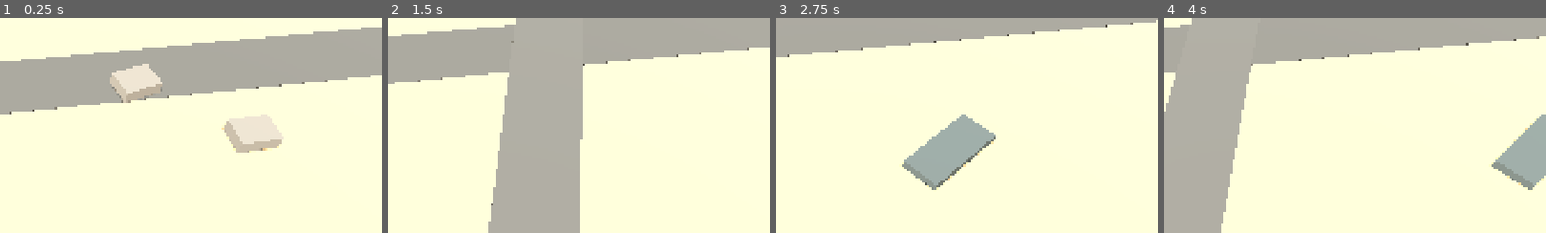
Above: before the commit, frames 1-4 (left to right).
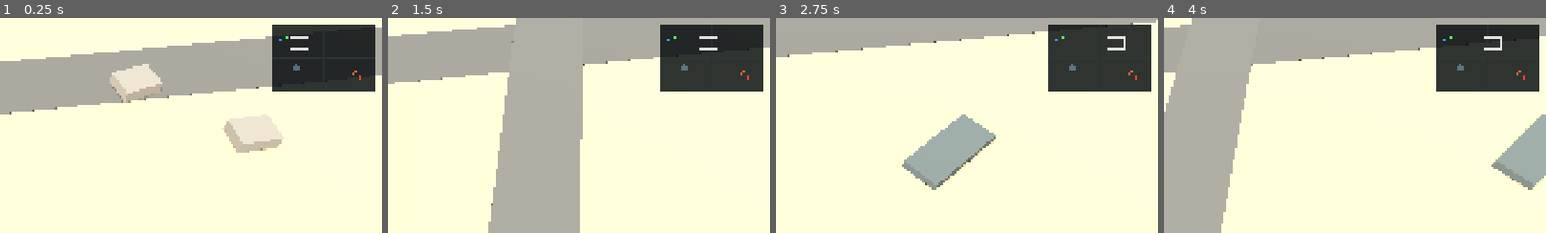
Above: after the commit, the same moments.

Repository: Unnamed00000/Mobile-Generals
Game: Godot game, scene res://scenes/match/match.tscn
Same seed, same stepped clock (60 frames per second), same inputs: the game is played once before the commit and once after it.
Inputs (mouse positions are % of the whole screen's width and height, from its top left):
- Up to frame 1 (0.25 s): no input
- Up to frame 2 (1.5 s): tap Enter at 0.5 s; move the mouse to (72, 45) at 0.52 s; hold D 0.53-1.25 s; tap 1 at 0.6 s; click (72, 45) at 0.67 s; drag from (30, 55) to (45, 70) at 1.27 s
- Up to frame 3 (2.75 s): tap Space at 2 s; move the mouse to (60, 28) at 2.02 s; hold D from 2.03 s (still down); tap 0 at 2.1 s; click (60, 28) at 2.17 s
- Up to frame 4 (4 s): release D at 2.75 s; drag from (45, 70) to (20, 35) at 2.77 s; tap Enter at 3.5 s; move the mouse to (80, 65) at 3.52 s; hold A from 3.53 s (still down); tap 4 at 3.6 s; click (80, 65) at 3.67 s
The pictures show only the part of the screen within x 50-100%, y 0-50%; the shares and areas given below are measured in that part.

The runs differ from the first frame. In frame 1, 8.4% of the frame differs, in the area x 71-99%, y 3-35%; in frame 2, 8.4%; in frame 3, 8.4%; in frame 4, 8.4%.

Commit message:
Add mobile minimap controls

Diff:
--- a/scripts/core/match_controller.gd
+++ b/scripts/core/match_controller.gd
@@ -94,13 +94,16 @@
 	hud.army_command_requested.connect(Callable(self, "_on_army_command_requested"))
 	hud.group_selected.connect(Callable(self, "_on_group_selected"))
 	hud.group_saved.connect(Callable(self, "_on_group_saved"))
+	hud.minimap_pressed.connect(Callable(self, "_on_minimap_pressed"))
 	camera_controller.set_map_half_extents(prototype_map.get_half_extents())
+	hud.setup_minimap(prototype_map.map_size)
 	_spawn_player_hq()
 	_spawn_builder()
 	_create_command_marker()
 	_spawn_enemy_targets()
 	_update_match_stats()
 	_update_hud_selection()
+	_update_minimap()
 
 func _physics_process(delta: float) -> void:
 	if _match_over:
@@ -108,6 +111,7 @@
 	_update_active_builds(delta)
 	_update_active_productions(delta)
 	_update_enemy_ai(delta)
+	_update_minimap()
 
 func _unhandled_input(event: InputEvent) -> void:
 	if _match_over:
@@ -432,6 +436,48 @@
 	if not _has_surviving_player_assets():
 		_end_match(false, "Defeat", "All player combat assets are lost.")
 
+func _update_minimap() -> void:
+	var blips: Array[Dictionary] = []
+	for node in get_tree().get_nodes_in_group("player_buildings"):
+		var building := node as Building
+		if building == null or not is_instance_valid(building) or building.current_hp <= 0:
+			continue
+		var radius: float = 4.0 if building.is_complete else 3.0
+		blips.append(_make_minimap_blip(building.global_position, Color(0.18, 0.68, 1.0, 0.95), radius))
+
+	for node in get_tree().get_nodes_in_group("enemy_buildings"):
+		var building := node as Building
+		if building == null or not is_instance_valid(building) or building.current_hp <= 0:
+			continue
+		blips.append(_make_minimap_blip(building.global_position, Color(1.0, 0.25, 0.18, 0.96), 4.2))
+
+	for node in get_tree().get_nodes_in_group("player_units"):
+		var unit := node as MobileUnit
+		if unit == null or not is_instance_valid(unit):
+			continue
+		if unit is CombatUnit and (unit as CombatUnit).current_hp <= 0:
+			continue
+		blips.append(_make_minimap_blip(unit.global_position, Color(0.35, 0.95, 0.38, 0.95), 2.6))
+
+	for node in get_tree().get_nodes_in_group("enemy_units"):
+		var unit := node as CombatUnit
+		if unit == null or not is_instance_valid(unit) or unit.current_hp <= 0:
+			continue
+		blips.append(_make_minimap_blip(unit.global_position, Color(1.0, 0.38, 0.22, 0.95), 2.8))
+
+	hud.update_minimap(blips, camera_controller.position)
+
+func _make_minimap_blip(world_position: Vector3, color: Color, radius: float) -> Dictionary:
+	return {
+		"position": world_position,
+		"color": color,
+		"radius": radius
+	}
+
+func _on_minimap_pressed(world_position: Vector3) -> void:
+	camera_controller.center_on(world_position)
+	hud.set_hint("Camera moved on minimap.")
+
 func _has_surviving_player_assets() -> bool:
 	if is_instance_valid(_player_hq) and _player_hq.current_hp > 0:
 		return true
--- a/scripts/ui/match_hud.gd
+++ b/scripts/ui/match_hud.gd
@@ -1,5 +1,7 @@
 class_name MatchHud
 extends CanvasLayer
+
+const MINIMAP_PANEL_SCRIPT := preload("res://scripts/ui/minimap_panel.gd")
 
 signal build_requested(building_id: String)
 signal placement_confirmed
@@ -10,6 +12,7 @@
 signal army_command_requested(command_id: String)
 signal group_selected(group_id: int)
 signal group_saved(group_id: int)
+signal minimap_pressed(world_position: Vector3)
 
 var money := 10000
 var power_current := 0
@@ -29,6 +32,7 @@
 var _production_status: Label
 var _army_panel: HBoxContainer
 var _army_visible_toggle: CheckButton
+var _minimap: MinimapPanel
 var _result_panel: PanelContainer
 var _result_title: Label
 var _result_detail: Label
@@ -140,6 +144,14 @@
 	if _group_buttons.has(group_id):
 		var button := _group_buttons[group_id] as Button
 		button.text = "%d\n%d" % [group_id, count]
+
+func setup_minimap(map_size: Vector2) -> void:
+	if is_instance_valid(_minimap):
+		_minimap.set_map_size(map_size)
+
+func update_minimap(blips: Array[Dictionary], camera_center: Vector3) -> void:
+	if is_instance_valid(_minimap):
+		_minimap.set_blips(blips, camera_center)
 
 func show_match_result(title: String, detail: String) -> void:
 	if is_instance_valid(_builder_panel):
@@ -186,6 +198,20 @@
 	_top_bar.add_theme_font_size_override("font_size", 24)
 	top_panel.add_child(_top_bar)
 
+	_minimap = MINIMAP_PANEL_SCRIPT.new() as MinimapPanel
+	_minimap.name = "Minimap"
+	_minimap.anchor_left = 1.0
+	_minimap.anchor_top = 0.0
+	_minimap.anchor_right = 1.0
+	_minimap.anchor_bottom = 0.0
+	_minimap.offset_left = -276.0
+	_minimap.offset_top = safe_margin
+	_minimap.offset_right = -safe_margin
+	_minimap.offset_bottom = safe_margin + 164.0
+	_minimap.map_pressed.connect(Callable(self, "_on_minimap_pressed"))
+	root.add_child(_minimap)
+	_interactive_controls.append(_minimap)
+
 	var bottom_panel := PanelContainer.new()
 	bottom_panel.name = "BottomPanel"
 	bottom_panel.anchor_left = 0.0
@@ -404,6 +430,9 @@
 	else:
 		group_selected.emit(group_id)
 
+func _on_minimap_pressed(world_position: Vector3) -> void:
+	minimap_pressed.emit(world_position)
+
 func _set_default_hint() -> void:
 	_set_hint("Tap Builder to select. Tap terrain to move. Pinch to zoom.")
 
--- /dev/null
+++ b/scripts/ui/minimap_panel.gd
@@ -0,0 +1,72 @@
+class_name MinimapPanel
+extends Control
+
+signal map_pressed(world_position: Vector3)
+
+@export var map_size := Vector2(120.0, 80.0)
+
+var _blips: Array[Dictionary] = []
+var _camera_center: Vector3 = Vector3.ZERO
+
+func _ready() -> void:
+	mouse_filter = Control.MOUSE_FILTER_STOP
+	custom_minimum_size = Vector2(240.0, 160.0)
+
+func set_map_size(value: Vector2) -> void:
+	map_size = value
+	queue_redraw()
+
+func set_blips(blips: Array[Dictionary], camera_center: Vector3) -> void:
+	_blips = blips
+	_camera_center = camera_center
+	queue_redraw()
+
+func _draw() -> void:
+	var panel_rect: Rect2 = Rect2(Vector2.ZERO, size)
+	draw_rect(panel_rect, Color(0.035, 0.052, 0.058, 0.84), true)
+	draw_rect(panel_rect, Color(0.40, 0.54, 0.58, 0.96), false, 2.0)
+	_draw_map_guides()
+	_draw_blips()
+	_draw_camera_frame()
+
+func _gui_input(event: InputEvent) -> void:
+	if event is InputEventScreenTouch and event.pressed:
+		map_pressed.emit(_minimap_to_world(event.position))
+		accept_event()
+	elif event is InputEventMouseButton and event.pressed and event.button_index == MOUSE_BUTTON_LEFT:
+		map_pressed.emit(_minimap_to_world(event.position))
+		accept_event()
+
+func _draw_map_guides() -> void:
+	var center: Vector2 = size * 0.5
+	draw_line(Vector2(0.0, center.y), Vector2(size.x, center.y), Color(0.18, 0.22, 0.21, 0.9), 2.0)
+	draw_line(Vector2(center.x, 0.0), Vector2(center.x, size.y), Color(0.16, 0.20, 0.20, 0.8), 1.5)
+	var resource_position: Vector2 = _world_to_minimap(Vector3(-32.0, 0.0, -12.0))
+	draw_circle(resource_position, 8.0, Color(0.62, 0.82, 0.95, 0.42))
+
+func _draw_blips() -> void:
+	for blip in _blips:
+		var world_position: Vector3 = blip["position"]
+		var color: Color = blip["color"]
+		var radius: float = float(blip.get("radius", 3.0))
+		draw_circle(_world_to_minimap(world_position), radius, color)
+
+func _draw_camera_frame() -> void:
+	var camera_point: Vector2 = _world_to_minimap(_camera_center)
+	var frame_size: Vector2 = Vector2(44.0, 28.0)
+	var camera_rect: Rect2 = Rect2(camera_point - frame_size * 0.5, frame_size)
+	camera_rect.position.x = clampf(camera_rect.position.x, 1.0, maxf(1.0, size.x - camera_rect.size.x - 1.0))
+	camera_rect.position.y = clampf(camera_rect.position.y, 1.0, maxf(1.0, size.y - camera_rect.size.y - 1.0))
+	draw_rect(camera_rect, Color(1.0, 1.0, 1.0, 0.86), false, 2.0)
+
+func _world_to_minimap(world_position: Vector3) -> Vector2:
+	var x_ratio: float = inverse_lerp(-map_size.x * 0.5, map_size.x * 0.5, world_position.x)
+	var y_ratio: float = inverse_lerp(map_size.y * 0.5, -map_size.y * 0.5, world_position.z)
+	return Vector2(clampf(x_ratio, 0.0, 1.0) * size.x, clampf(y_ratio, 0.0, 1.0) * size.y)
+
+func _minimap_to_world(panel_position: Vector2) -> Vector3:
+	var x_ratio: float = clampf(panel_position.x / maxf(size.x, 1.0), 0.0, 1.0)
+	var y_ratio: float = clampf(panel_position.y / maxf(size.y, 1.0), 0.0, 1.0)
+	var world_x: float = lerpf(-map_size.x * 0.5, map_size.x * 0.5, x_ratio)
+	var world_z: float = lerpf(map_size.y * 0.5, -map_size.y * 0.5, y_ratio)
+	return Vector3(world_x, 0.45, world_z)
Not shown, changed: README.md
